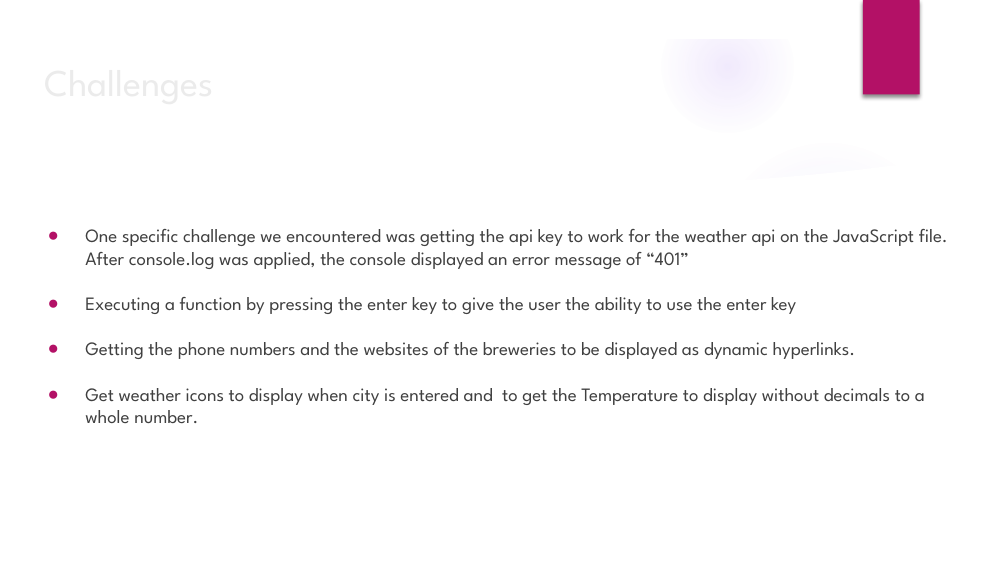
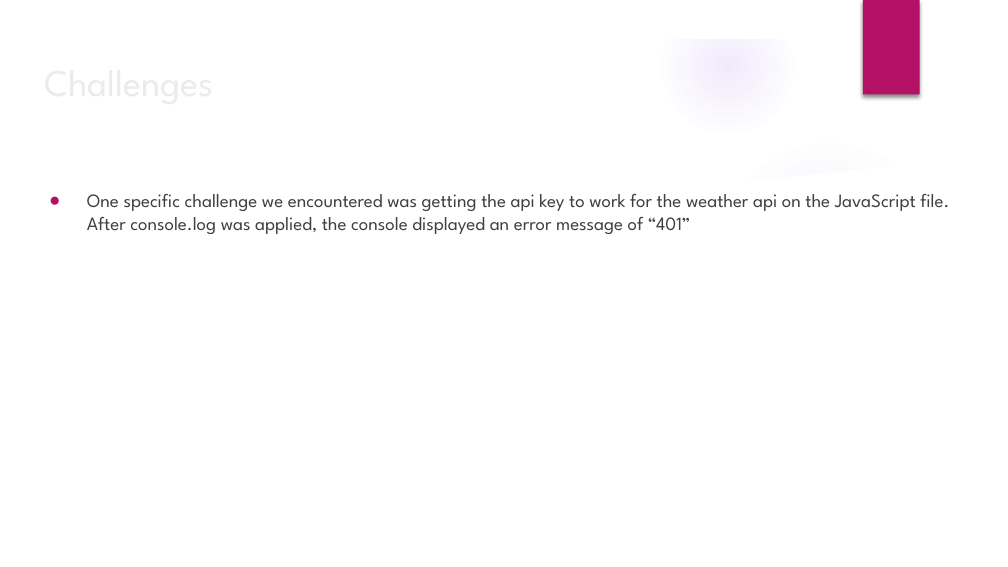
Before and after one commit to sdesire/APIs-For-IPAs, a slide deck: slide 6 of Project Presentation.pptx. Drawn at 1008x567 pixels with LibreOffice and Linux fonts; fonts in the diff are those of the drawing; background and template pictures are left out. Boxes give left, top, right and bottom in pixels: in the first picture for what was removed or moved away, otherwise in the second. Text is boxed around its words. In the diff, an @@ line names an element or a change of style, - is before the commit and + after.

```diff
--- a/Project Presentation.pptx
+++ b/Project Presentation.pptx
@@ text "One specific challenge we encountered ...": place and size @@
-text "One specific challenge we encountered ..." at box(85, 229, 948, 423)
+text "One specific challenge we encountered ..." at box(87, 194, 949, 234)
@@ text at box(85, 297, 925, 423): paragraphs removed @@
-● Executing a function by pressing the enter key to give the user the ability to use the enter key
-● Getting the phone numbers and the websites of the breweries to be displayed as dynamic hyperlinks.
-● Get weather icons to display when city is entered and to get the Temperature to display without decimals to a whole number.
```
Also in this commit, not shown: 7 other slides changed.
